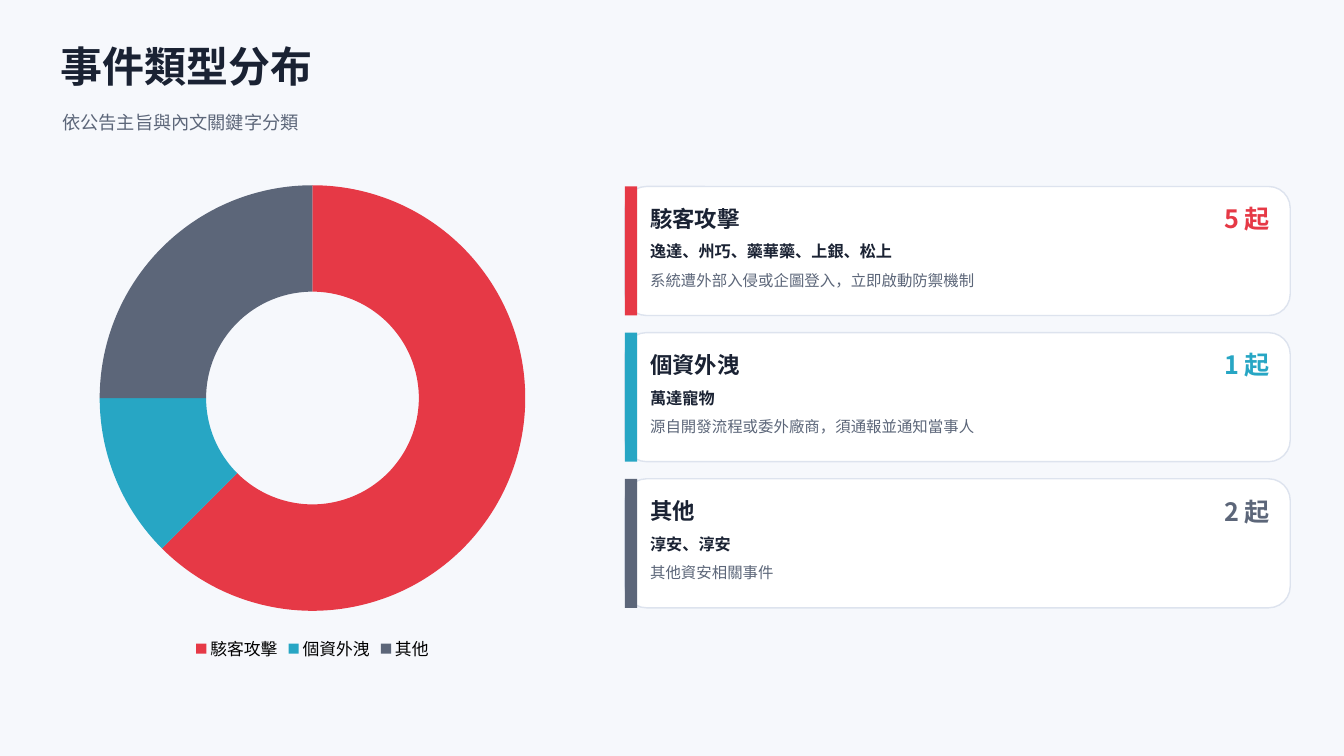
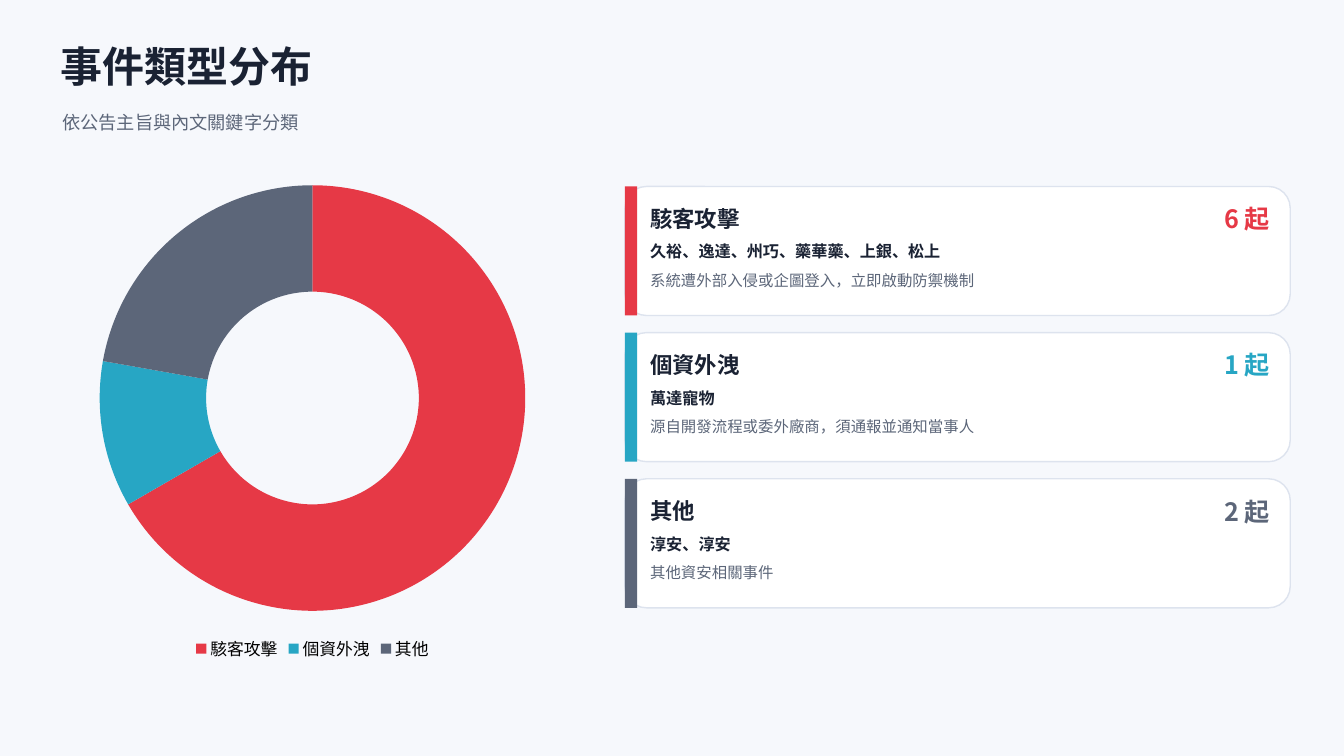
Before and after one commit to Johnnylin77/mops-isec-monitor, a slide deck: slide 3 of 資安事件因應分析.pptx. Drawn at 1344x756 pixels with LibreOffice and Linux fonts; fonts in the diff are those of the drawing. Boxes give left, top, right and bottom in pixels: in the first picture for what was removed or moved away, otherwise in the second. Text is boxed around its words. In the diff, an @@ line names an element or a change of style, - is before the commit and + after.

```diff
--- a/資安事件因應分析.pptx
+++ b/資安事件因應分析.pptx
@@ doughnut chart at bbox=[50, 171, 575, 665] @@
@@ Series 1, 駭客攻擊: 62 to 67 @@
@@ Series 1, 個資外洩: 12 to 11 @@
@@ Series 1, 其他: 25 to 22 @@
@@ text at bbox=[1224, 206, 1270, 231]: text changed @@
-5 起
+6 起
@@ text at bbox=[650, 243, 940, 259]: text changed @@
-逸達、州巧、藥華藥、上銀、松上
+久裕、逸達、州巧、藥華藥、上銀、松上
```
Also in this commit, not shown: 5 other slides changed, 1 slide added, 2 other files.
